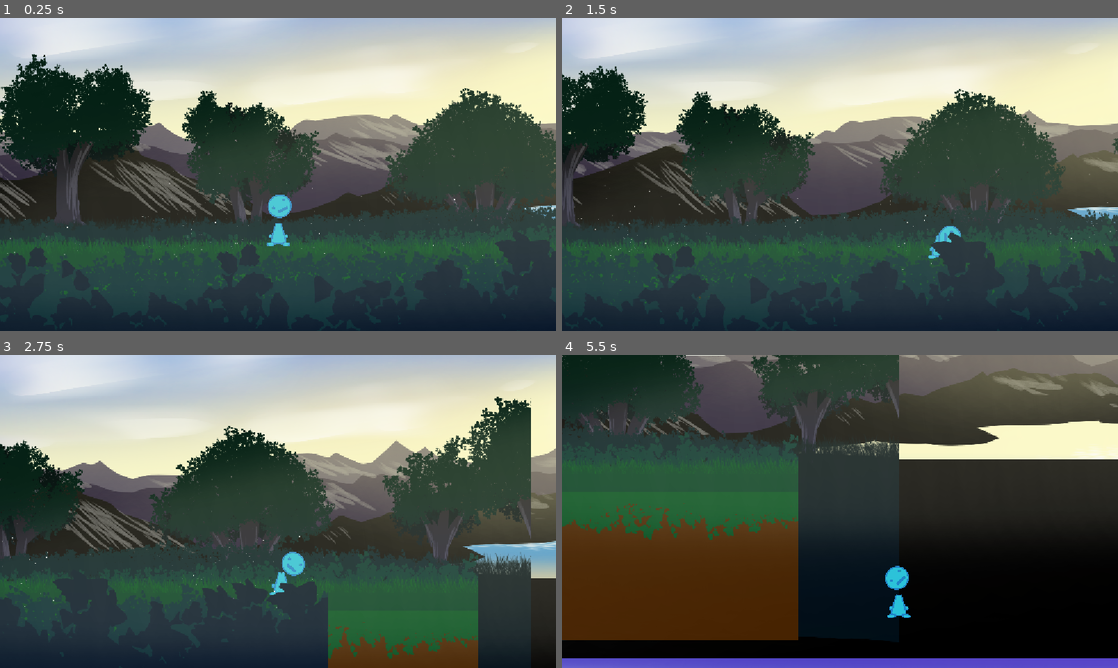
Above: before the commit, frames 1-4 (two rows, left to right).
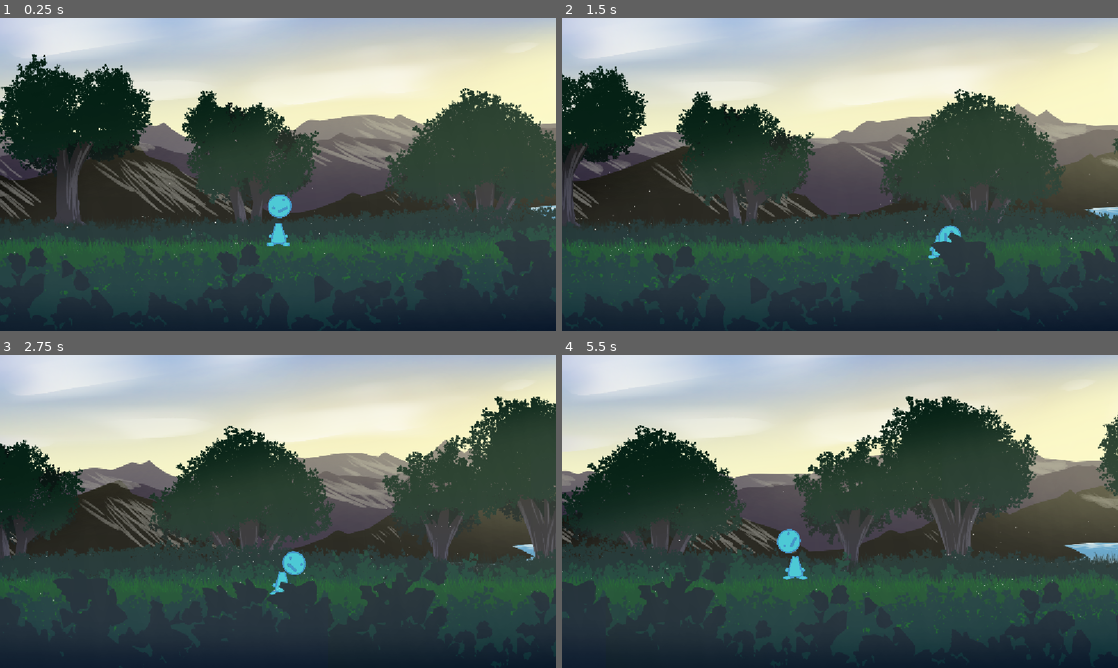
Above: after the commit, the same moments.

Repository: average4136/head-over-heels-game
Game: Godot game, scene res://Scenes/level-main.tscn
Two runs of this game, one before a commit and one after it. Both use one fixed random seed, a clock stepped at 60 frames per second and the inputs below. This scene is started directly instead of the project's main scene.
Inputs:
- Up to frame 1 (0.25 s): no input
- Up to frame 2 (1.5 s): tap Enter (ui_accept) at 0.5 s; hold D (move_right) from 0.53 s (still down); tap Space (jump) at 0.77 s
- Up to frame 3 (2.75 s): tap Space (jump) at 1.52 s; release D (move_right) at 2.03 s; hold A (move_left) from 2.03 s (still down)
- Up to frame 4 (5.5 s): release A (move_left) at 2.78 s; hold D (move_right) 2.78-4.28 s; tap Space (jump) at 3.02, 3.77, 4.52 s; hold A (move_left) 4.28-5.03 s; hold D (move_right) from 5.03 s (still down)

The runs differ from the first frame. In frame 1, 2.6% of the frame differs, in the area x 0-100%, y 26-66%; in frame 2, 3.4%; in frame 3, 17%; in frame 4, 92%, in the area x 0-100%, y 0-100%.

Commit message:
prelude level

Diff:
--- a/Scenes/level-main.tscn
+++ b/Scenes/level-main.tscn
@@ -11,7 +11,10 @@
 [ext_resource type="Texture2D" uid="uid://dtbf2fua3gog" path="res://Assets/Stages/fields/sun glow.png" id="8_y40x4"]
 
 [sub_resource type="RectangleShape2D" id="RectangleShape2D_m74fc"]
-size = Vector2(4004, 777)
+size = Vector2(15960, 913)
+
+[sub_resource type="RectangleShape2D" id="RectangleShape2D_yf5fn"]
+size = Vector2(513, 11604)
 
 [node name="Node2D" type="Node2D" unique_id=334051840]
 
@@ -25,7 +28,7 @@
 texture = ExtResource("1_gy23m")
 
 [node name="MOUNTAINS" type="Parallax2D" parent="." unique_id=1191318501]
-scroll_scale = Vector2(0.2, 1)
+scroll_scale = Vector2(0.05, 1)
 scroll_offset = Vector2(38, -3916)
 
 [node name="Sprite2D2" type="Sprite2D" parent="MOUNTAINS" unique_id=2093714270]
@@ -33,16 +36,20 @@
 scale = Vector2(1.5656927, 1.5656923)
 texture = ExtResource("2_8bkry")
 
-[node name="Parallax2D" type="Parallax2D" parent="." unique_id=1595760320]
+[node name="MIDDLE" type="Parallax2D" parent="." unique_id=1595760320]
 scroll_scale = Vector2(0.8, 1)
+repeat_size = Vector2(3840, 0)
+repeat_times = 3
 
-[node name="Sprite2D" type="Sprite2D" parent="Parallax2D" unique_id=583810624]
+[node name="Sprite2D" type="Sprite2D" parent="MIDDLE" unique_id=583810624]
 position = Vector2(784, -4841)
 scale = Vector2(1.5, 1.5)
 texture = ExtResource("3_5fboe")
 
 [node name="BASE" type="Parallax2D" parent="." unique_id=1194922355]
 scale = Vector2(1.5472223, 1.5472223)
+repeat_size = Vector2(2560, 0)
+repeat_times = 3
 
 [node name="Sprite2D" type="Sprite2D" parent="BASE" unique_id=1444445960]
 position = Vector2(501.54398, 7.109515)
@@ -53,7 +60,7 @@
 
 [node name="PlayerMovebox" type="CollisionShape2D" parent="PLAYER" unique_id=1991705216]
 unique_name_in_owner = true
-position = Vector2(885, 471.5)
+position = Vector2(2883, 539.5)
 shape = SubResource("RectangleShape2D_m74fc")
 
 [node name="Guy" parent="PLAYER" unique_id=1796156875 instance=ExtResource("5_vu001")]
@@ -69,6 +76,14 @@
 drag_horizontal_enabled = true
 script = ExtResource("5_mumxs")
 
+[node name="CollisionShape2D" type="CollisionShape2D" parent="PLAYER" unique_id=137842750]
+position = Vector2(-4851, -5614)
+shape = SubResource("RectangleShape2D_yf5fn")
+
+[node name="CollisionShape2D2" type="CollisionShape2D" parent="PLAYER" unique_id=1217231400]
+position = Vector2(10628, -5685)
+shape = SubResource("RectangleShape2D_yf5fn")
+
 [node name="Hitboxes" type="Sprite2D" parent="." unique_id=1306339180]
 position = Vector2(786, 51.000004)
 scale = Vector2(4.150244, 0.30522564)
@@ -76,6 +91,8 @@
 [node name="FRONT" type="Parallax2D" parent="." unique_id=1442591032]
 scale = Vector2(1.5628406, 1.5628407)
 scroll_scale = Vector2(1.5, 1)
+repeat_size = Vector2(2560, 0)
+repeat_times = 3
 
 [node name="Sprite2D2" type="Sprite2D" parent="FRONT" unique_id=1624569120]
 position = Vector2(517.0074, -3289.523)
--- a/Scenes/prelude2.tscn
+++ b/Scenes/level-prelude.tscn
@@ -1,15 +1,17 @@
 [gd_scene format=3 uid="uid://dwk25jbywu733"]
 
-[ext_resource type="PackedScene" uid="uid://bxxdsh4xifwoa" path="res://Scenes/Entities/Guy.tscn" id="1_gdbv5"]
-[ext_resource type="Texture2D" uid="uid://dt0uoxps4dlv0" path="res://Assets/Stages/fields/skybox.png" id="1_yd8bp"]
-[ext_resource type="Texture2D" uid="uid://tjt0sjw4u7au" path="res://Assets/Stages/fields/mountains.png" id="2_cq4f1"]
-[ext_resource type="Script" uid="uid://c3ts47ctfbeet" path="res://Scripts/prelude_controller.gd" id="2_kscrl"]
-[ext_resource type="Texture2D" uid="uid://s7duadkei2bb" path="res://Assets/Stages/fields/baseBG.png" id="3_c34oq"]
-[ext_resource type="Texture2D" uid="uid://18fofanlpi3m" path="res://Assets/Hannah's Drawn Assets/stone block.png" id="3_i2qgc"]
-[ext_resource type="Texture2D" uid="uid://ciukc00h70me7" path="res://Assets/Decorations/tracks decor.png" id="4_aonvp"]
-[ext_resource type="Texture2D" uid="uid://bpsvs1cw38n0d" path="res://Assets/Stages/fields/base.png" id="4_sbbjb"]
-[ext_resource type="Texture2D" uid="uid://dtbf2fua3gog" path="res://Assets/Stages/fields/sun glow.png" id="5_tvhjh"]
-[ext_resource type="Texture2D" uid="uid://c7td0slghhm2a" path="res://Assets/Stages/fields/front.png" id="10_gb7dr"]
+[ext_resource type="Texture2D" uid="uid://dt0uoxps4dlv0" path="res://Assets/Stages/fields/skybox.png" id="1_4k723"]
+[ext_resource type="Texture2D" uid="uid://tjt0sjw4u7au" path="res://Assets/Stages/fields/mountains.png" id="2_qchgm"]
+[ext_resource type="Texture2D" uid="uid://s7duadkei2bb" path="res://Assets/Stages/fields/baseBG.png" id="3_hadbk"]
+[ext_resource type="Texture2D" uid="uid://bpsvs1cw38n0d" path="res://Assets/Stages/fields/base.png" id="4_5xsgp"]
+[ext_resource type="Texture2D" uid="uid://d2airn4u27yth" path="res://Assets/Stages/fields/station-base.png" id="5_3g528"]
+[ext_resource type="Texture2D" uid="uid://dtbf2fua3gog" path="res://Assets/Stages/fields/sun glow.png" id="6_ng8xb"]
+[ext_resource type="PackedScene" uid="uid://bxxdsh4xifwoa" path="res://Scenes/Entities/Guy.tscn" id="7_tbkie"]
+[ext_resource type="Script" uid="uid://c3ts47ctfbeet" path="res://Scripts/prelude_controller.gd" id="8_oscsy"]
+[ext_resource type="Texture2D" uid="uid://18fofanlpi3m" path="res://Assets/Hannah's Drawn Assets/stone block.png" id="9_ikpg7"]
+[ext_resource type="Texture2D" uid="uid://ciukc00h70me7" path="res://Assets/Decorations/tracks decor.png" id="10_q7yc2"]
+[ext_resource type="Texture2D" uid="uid://c7td0slghhm2a" path="res://Assets/Stages/fields/front.png" id="11_oi2v5"]
+[ext_resource type="AudioStream" uid="uid://daiweei2go48f" path="res://Assets/Music/InYourHead.mp3" id="12_beo1t"]
 
 [sub_resource type="RectangleShape2D" id="RectangleShape2D_tx7xv"]
 size = Vector2(4019, 105)
@@ -20,13 +22,13 @@
 [node name="Prelude" type="Node2D" unique_id=1402624357]
 
 [node name="BACKGROUND" type="Parallax2D" parent="." unique_id=1326288993]
-scroll_scale = Vector2(0.01, 0.5)
+scroll_scale = Vector2(0.01, 1)
 scroll_offset = Vector2(81, -3626)
 
 [node name="Sprite2D2" type="Sprite2D" parent="BACKGROUND" unique_id=1368986445]
-position = Vector2(751.174, -1750)
+position = Vector2(751, -1750)
 scale = Vector2(1.548057, 1.5480568)
-texture = ExtResource("1_yd8bp")
+texture = ExtResource("1_4k723")
 
 [node name="MOUNTAINS" type="Parallax2D" parent="." unique_id=2141715455]
 scroll_scale = Vector2(0.2, 1)
@@ -35,16 +37,26 @@
 [node name="Sprite2D2" type="Sprite2D" parent="MOUNTAINS" unique_id=171753409]
 position = Vector2(752, -1150)
 scale = Vector2(1.5656927, 1.5656923)
-texture = ExtResource("2_cq4f1")
+texture = ExtResource("2_qchgm")
 
-[node name="Parallax2D" type="Parallax2D" parent="." unique_id=910825753]
+[node name="MIDDLE" type="Parallax2D" parent="." unique_id=910825753]
 scroll_scale = Vector2(0.8, 1)
 scroll_offset = Vector2(43, -410)
+repeat_size = Vector2(3840, 0)
+repeat_times = 2
 
-[node name="Sprite2D" type="Sprite2D" parent="Parallax2D" unique_id=613315885]
+[node name="Sprite2D" type="Sprite2D" parent="MIDDLE" unique_id=613315885]
 position = Vector2(784, -4841)
 scale = Vector2(1.5, 1.5)
-texture = ExtResource("3_c34oq")
+texture = ExtResource("3_hadbk")
+
+[node name="BASE2" type="Parallax2D" parent="." unique_id=1358394422]
+scale = Vector2(1.5472223, 1.5472223)
+scroll_offset = Vector2(43, -410)
+
+[node name="Sprite2D" type="Sprite2D" parent="BASE2" unique_id=592740150]
+position = Vector2(-2044.283, 7.11)
+texture = ExtResource("4_5xsgp")
 
 [node name="BASE" type="Parallax2D" parent="." unique_id=1689220871]
 scale = Vector2(1.5472223, 1.5472223)
@@ -52,7 +64,7 @@
 
 [node name="Sprite2D" type="Sprite2D" parent="BASE" unique_id=555191589]
 position = Vector2(501.54398, 7.109515)
-texture = ExtResource("4_sbbjb")
+texture = ExtResource("5_3g528")
 
 [node name="Parallax2D2" type="Parallax2D" parent="." unique_id=95353604]
 scale = Vector2(1.0000001, 1)
@@ -79,13 +91,13 @@
 shape = SubResource("RectangleShape2D_tx7xv")
 
 [node name="PreludeController" type="Node" parent="." unique_id=256461134]
-script = ExtResource("2_kscrl")
+script = ExtResource("8_oscsy")
 main_climb_scene = "uid://wovadvlseaw3"
 
 [node name="StoneBlock" type="Sprite2D" parent="." unique_id=967663064]
-position = Vector2(725.4999, 45.999996)
+position = Vector2(725.00006, 53.000004)
 scale = Vector2(4.194146, 0.30522564)
-texture = ExtResource("3_i2qgc")
+texture = ExtResource("9_ikpg7")
 
 [node name="StaticBody2D2" type="StaticBody2D" parent="." unique_id=1827039312]
 
@@ -117,16 +129,26 @@
 [node name="TracksDecor" type="Sprite2D" parent="." unique_id=1953109589]
 position = Vector2(1850.9998, 364)
 scale = Vector2(0.4016333, 0.4935424)
-texture = ExtResource("4_aonvp")
+texture = ExtResource("10_q7yc2")
 
 [node name="FRONT" type="Parallax2D" parent="." unique_id=1176894814]
 scale = Vector2(1.5628406, 1.5628407)
 scroll_scale = Vector2(1.5, 1)
-scroll_offset = Vector2(43, -410)
+scroll_offset = Vector2(42.999996, -410)
+repeat_size = Vector2(2560, 0)
+repeat_times = 2
 
 [node name="Sprite2D2" type="Sprite2D" parent="FRONT" unique_id=353820678]
 position = Vector2(517.0074, -3289.523)
 scale = Vector2(1.0000001, 1)
-texture = ExtResource("10_gb7dr")
+texture = ExtResource("11_oi2v5")
+
+[node name="Sprite2D2" type="Sprite2D" parent="FRONT/Sprite2D2" unique_id=1878979990]
+position = Vector2(517.0074, -3289.523)
+scale = Vector2(1.0000001, 1)
+texture = ExtResource("11_oi2v5")
 
 [node name="OST" type="AudioStreamPlayer" parent="." unique_id=253812726]
+stream = ExtResource("12_beo1t")
+volume_db = -20.0
+autoplay = true
Not shown: 1 places in Scenes/level-prelude.tscn that only renumber resources
